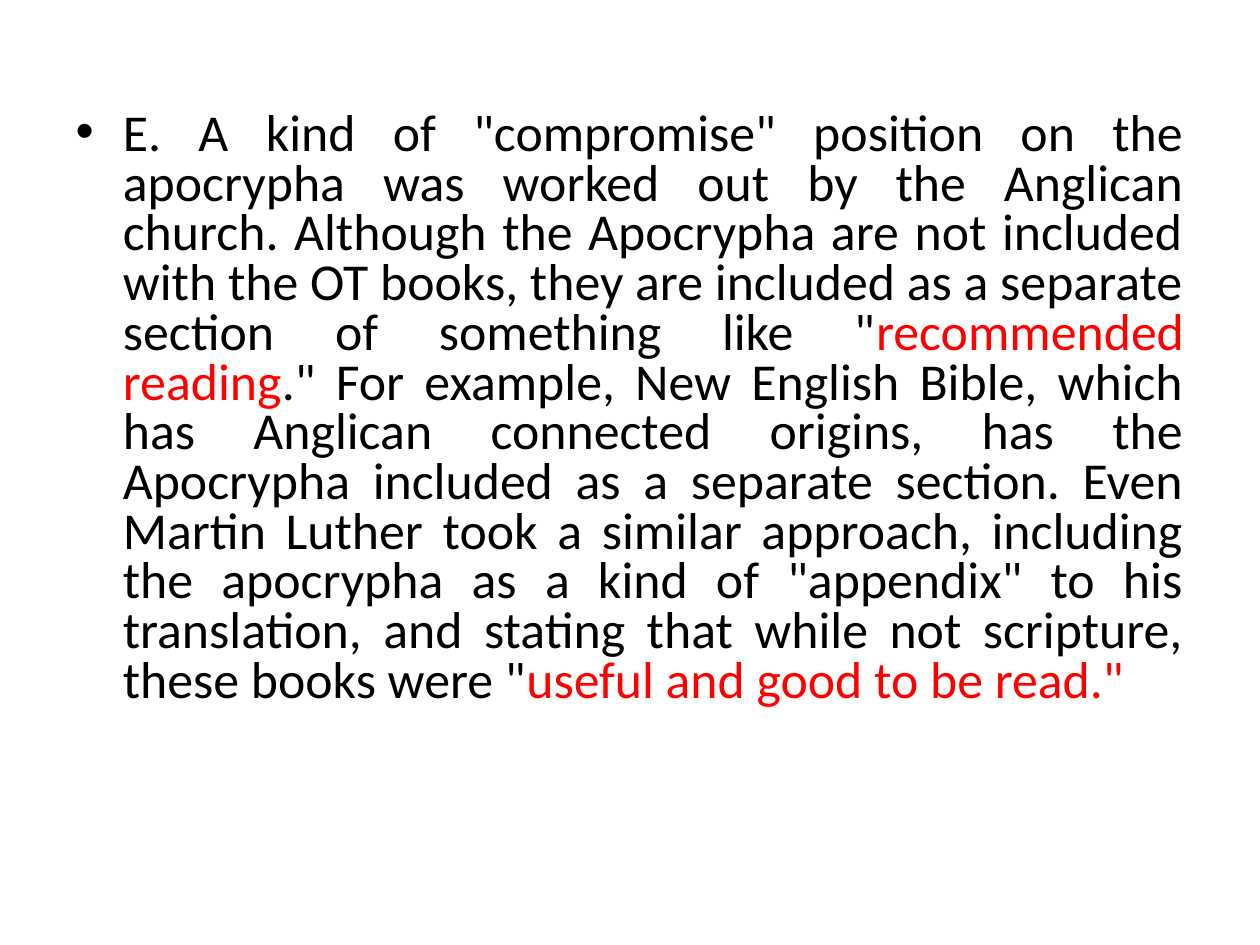
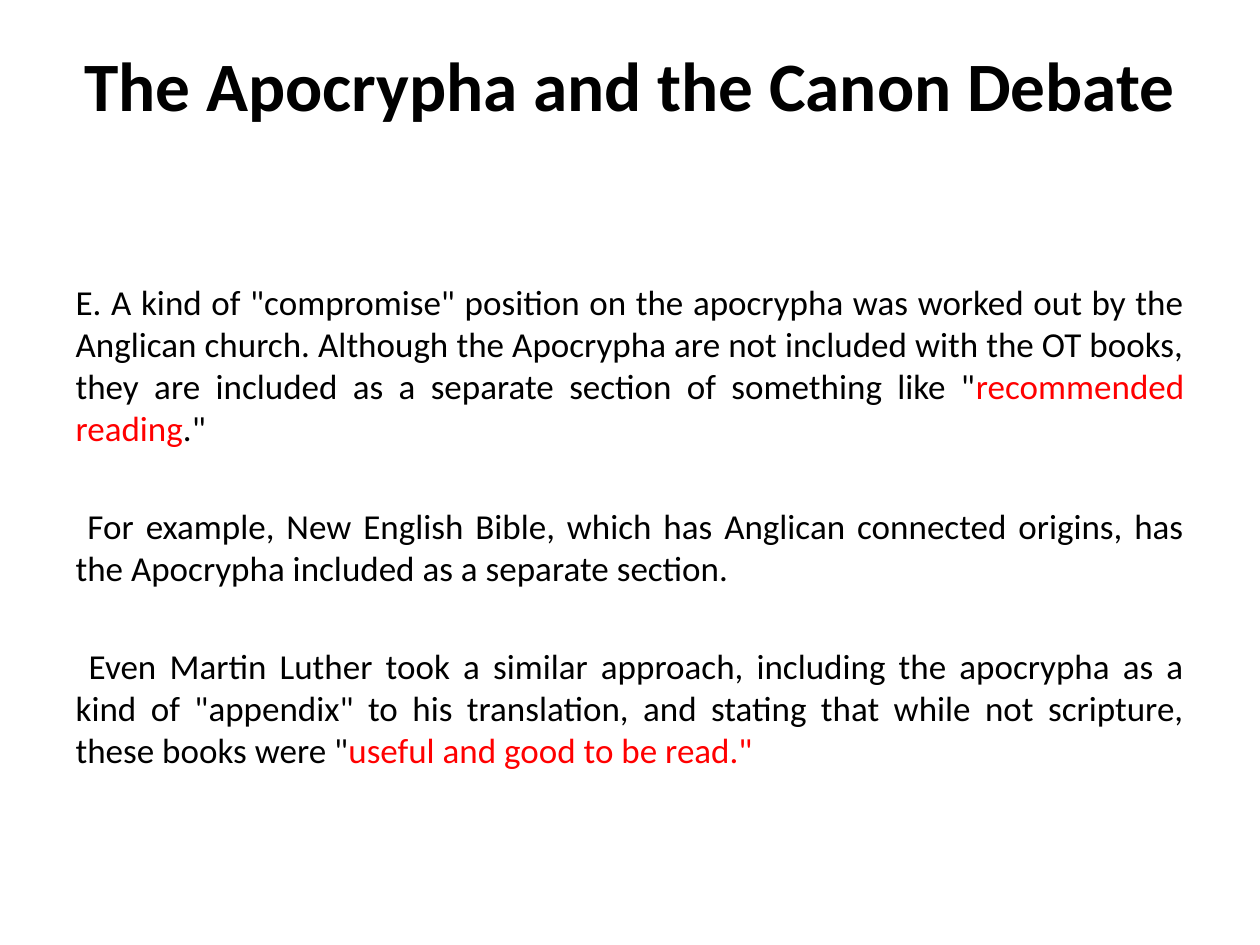
Before and after one commit to mutanganajoseph/Documents, a slide deck: slide 78 of auca/sem-1/intro-to-Bible-study/1 intro to Bible study Notes.pptx. Drawn at 1260x945 pixels with LibreOffice and Linux fonts; fonts in the diff are those of the drawing. Boxes give left, top, right and bottom in pixels: in the first picture for what was removed or moved away, otherwise in the second. Text is boxed around its words. In the diff, an @@ line names an element or a change of style, - is before the commit and + after.

```diff
--- a/auca/sem-1/intro-to-Bible-study/1 intro to Bible study Notes.pptx
+++ b/auca/sem-1/intro-to-Bible-study/1 intro to Bible study Notes.pptx
@@ title added at (84, 62, 1174, 122), 39.6 pt, text #000000, bold @@
+The Apocrypha and the Canon Debate
@@ text at (76, 290, 1184, 769): text changed; size 29.6 to 20 pt @@
-• E. A kind of "compromise" position on the apocrypha was worked out by the Anglican church. Although the Apocrypha are not included with the OT books, they are included as a separate section of something like "recommended reading." For example, New English Bible, which has Anglican connected origins, has the Apocrypha included as a separate section. Even Martin Luther took a similar approach, including the apocrypha as a kind of "appendix" to his translation, and stating that while not scripture, these books were "useful and good to be read."
+E. A kind of "compromise" position on the apocrypha was worked out by the Anglican church. Although the Apocrypha are not included with the OT books, they are included as a separate section of something like "recommended reading."
+For example, New English Bible, which has Anglican connected origins, has the Apocrypha included as a separate section.
+Even Martin Luther took a similar approach, including the apocrypha as a kind of "appendix" to his translation, and stating that while not scripture, these books were "useful and good to be read."
```
Also in this commit, not shown: 72 other slides changed, 5 other files.
